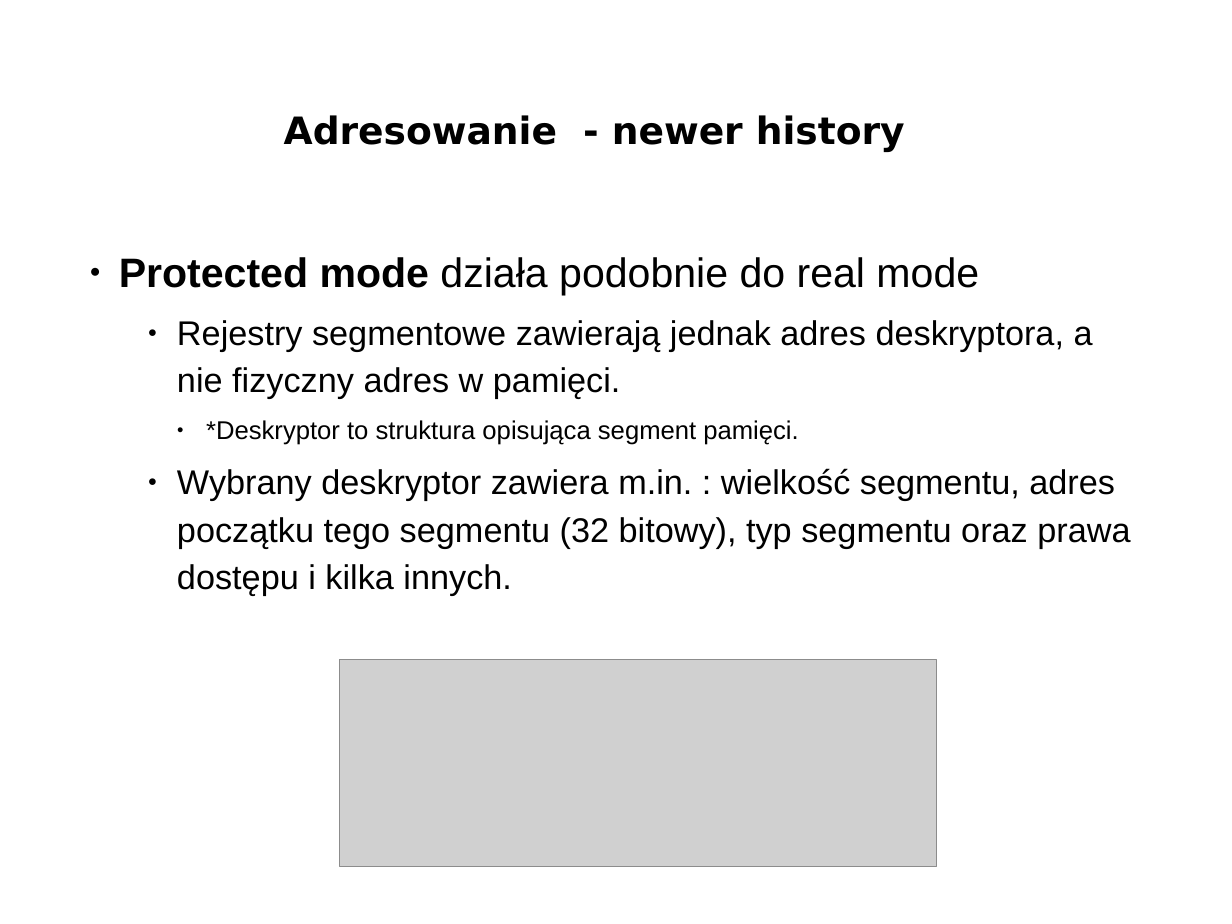
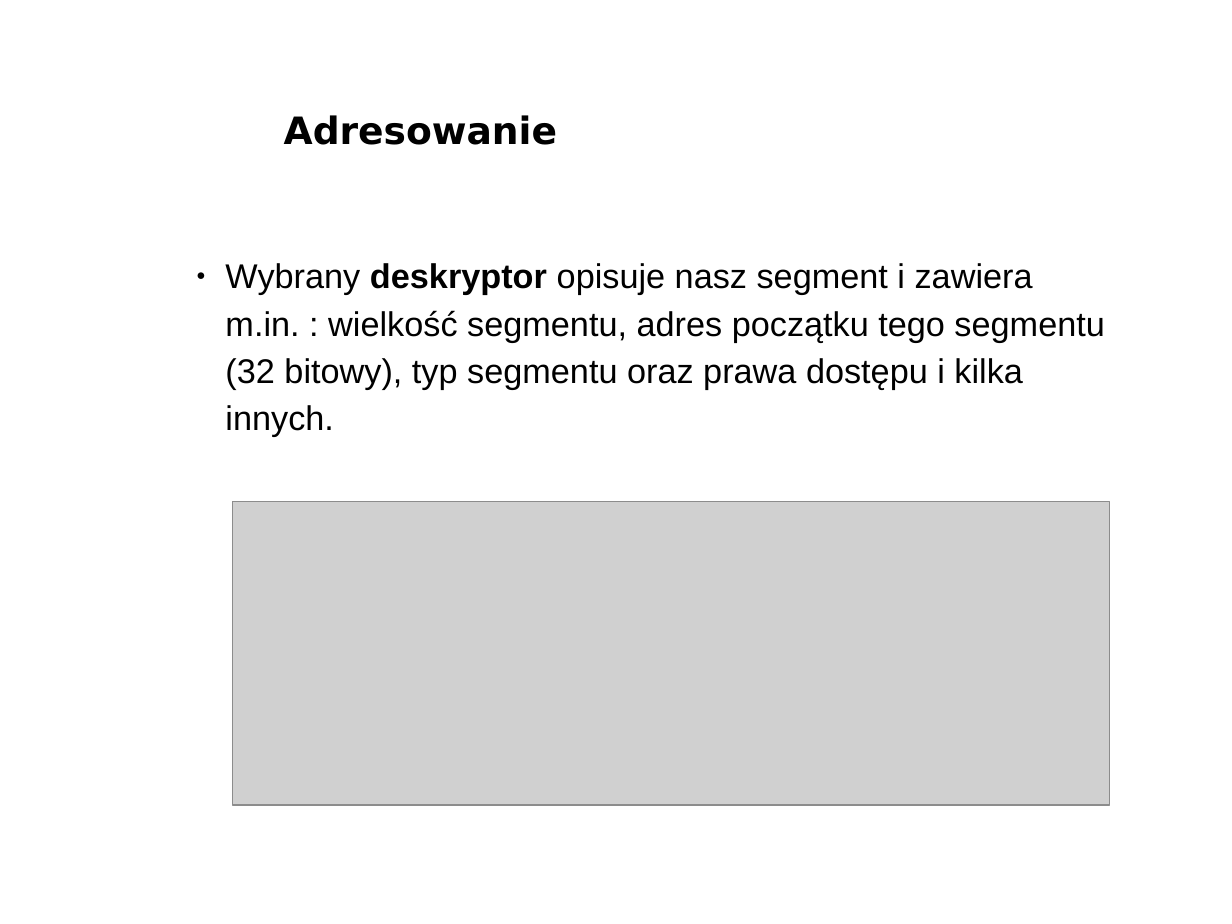
Before and after one commit to bercik/pn_prezentacja, a slide deck: slide 27 of śmieszki_i_inne_zwierzęta/prezentacja.odp (slide 26 before the commit). Drawn at 1232x924 pixels with LibreOffice and Linux fonts; fonts in the diff are those of the drawing; grey boxes stand for pictures; background and template pictures are left out. Boxes give left, top, right and bottom in pixels: in the first picture for what was removed or moved away, otherwise in the second. Text is boxed around its words. In the diff, an @@ line names an element or a change of style, - is before the commit and + after.

Commit message:
adresowanie jest całe

```diff
--- a/śmieszki_i_inne_zwierzęta/prezentacja.odp
+++ b/śmieszki_i_inne_zwierzęta/prezentacja.odp
@@ title at box(284, 115, 557, 145): text changed @@
-Adresowanie - newer history
+Adresowanie
@@ text at box(225, 263, 1104, 437): text changed @@
-● Protected mode działa podobnie do real mode
-    ● Rejestry segmentowe zawierają jednak adres deskryptora, a nie fizyczny adres w pamięci.
-      ● *Deskryptor to struktura opisująca segment pamięci.
-    ● Wybrany deskryptor zawiera m.in. : wielkość segmentu, adres początku tego segmentu (32 bitowy), typ segmentu oraz prawa dostępu i kilka innych.
+    ● Wybrany deskryptor opisuje nasz segment i zawiera m.in. : wielkość segmentu, adres początku tego segmentu (32 bitowy), typ segmentu oraz prawa dostępu i kilka innych.
@@ picture: place and size @@
-picture at box(340, 659, 938, 866)
+picture at box(233, 501, 1109, 804)
```
Also in this commit, not shown: 13 other slides changed, 13 slides added, 3 slides removed.
